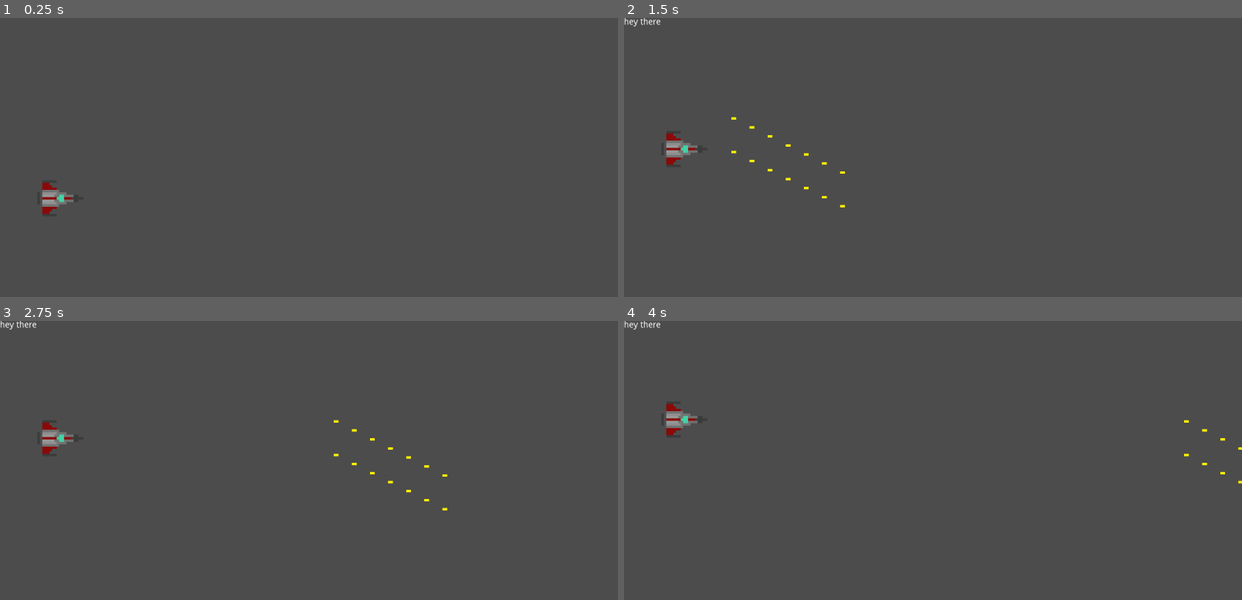
Above: before the commit, frames 1-4 (two rows, left to right).
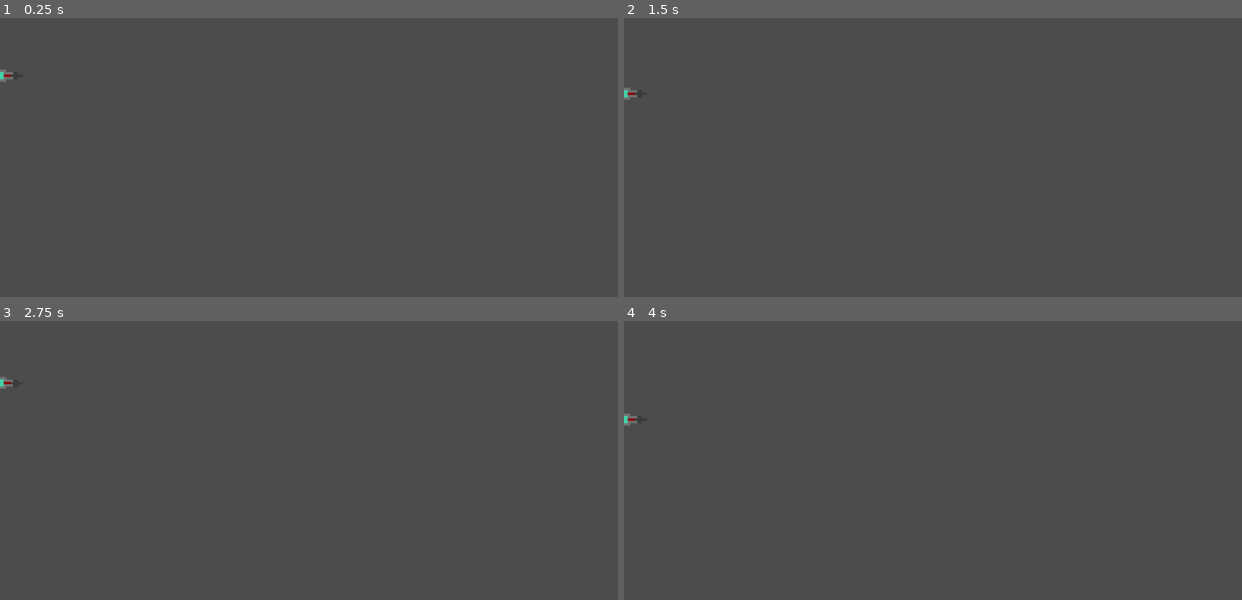
Above: after the commit, the same moments.

Repository: DavidLG092/Random-Game-Repository
Game: Godot game, scene res://Scenes/Main.tscn
The game is run twice, just before and just after one commit, with the same random seed, the same clock (stepped at 60 frames per second) and the same inputs.
Inputs:
- Up to frame 1 (0.25 s): no input
- Up to frame 2 (1.5 s): tap Enter at 0.5 s; hold Up (move_up) 0.53-1.28 s; hold Space (shoot) 0.53-1.28 s; hold Down (move_down) from 1.28 s (still down); tap Space (shoot) at 1.35 s
- Up to frame 3 (2.75 s): release Down (move_down) at 2.03 s; hold Up (move_up) from 2.03 s (still down); hold Space (shoot) from 2.03 s (still down)
- Up to frame 4 (4 s): release Space (shoot) at 2.78 s; tap Space (shoot) at 2.85 s; release Up (move_up) at 3.53 s; hold Down (move_down) from 3.53 s (still down); hold Space (shoot) from 3.53 s (still down)

The runs differ from the first frame. In frame 1, 0.4% of the frame differs, in the area x 0-12%, y 18-71%; in frame 2, 0.6%, in the area x 0-36%, y 0-68%; in frame 3, 0.6%; in frame 4, 0.5%.
Error after the commit: Parse Error: Unexpected indentation. (res://Scripts/Main.gd:34)

Commit message:
Updated Main Script
Changed variable from "timer" to "timer_on" its name.

Diff:
--- a/Random_Game/Scripts/Main.gd
+++ b/Random_Game/Scripts/Main.gd
@@ -11,7 +11,7 @@
 var blast_time
 var blasts_fired
 var threshold
-var timer = false
+var timer_on
 
 # Called when the node enters the scene tree for the first time.
 func _ready():
@@ -22,6 +22,7 @@
 	blast_time = 300
 	blasts_fired = 0
 	threshold = 50
+	timer_on = false
 
 
 # Called every frame. 'delta' is the elapsed time since the previous frame.
@@ -29,9 +30,9 @@
 	if Input.is_action_pressed("shoot"):
 		$Blast_Timer.set_one_shot(false)
 		$Blast_Timer.set_wait_time(0.1)
-		if timer == false:
+		if timer_on == false:s
 			$Blast_Timer.start()
-			timer = true
+			timer_on = true
 	elif Input.is_action_just_released("shoot"):
 		$Blast_Timer.stop()
 		$Player/AnimatedSprite.stop()
@@ -63,5 +64,5 @@
 
 	$Label.text = "hello there"
 
-	timer = false
+	timer_on = false
 	blasts_fired += 1
